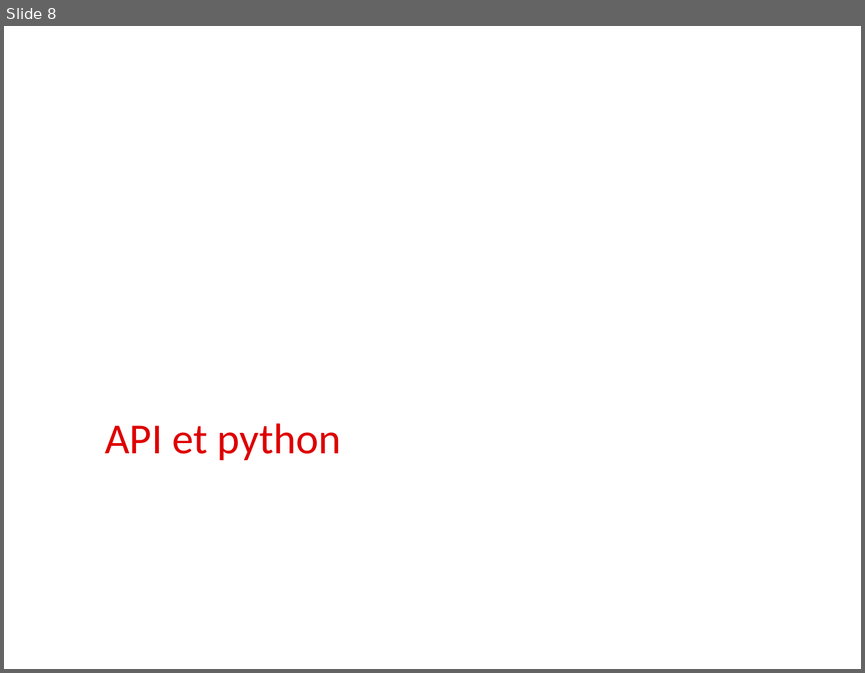
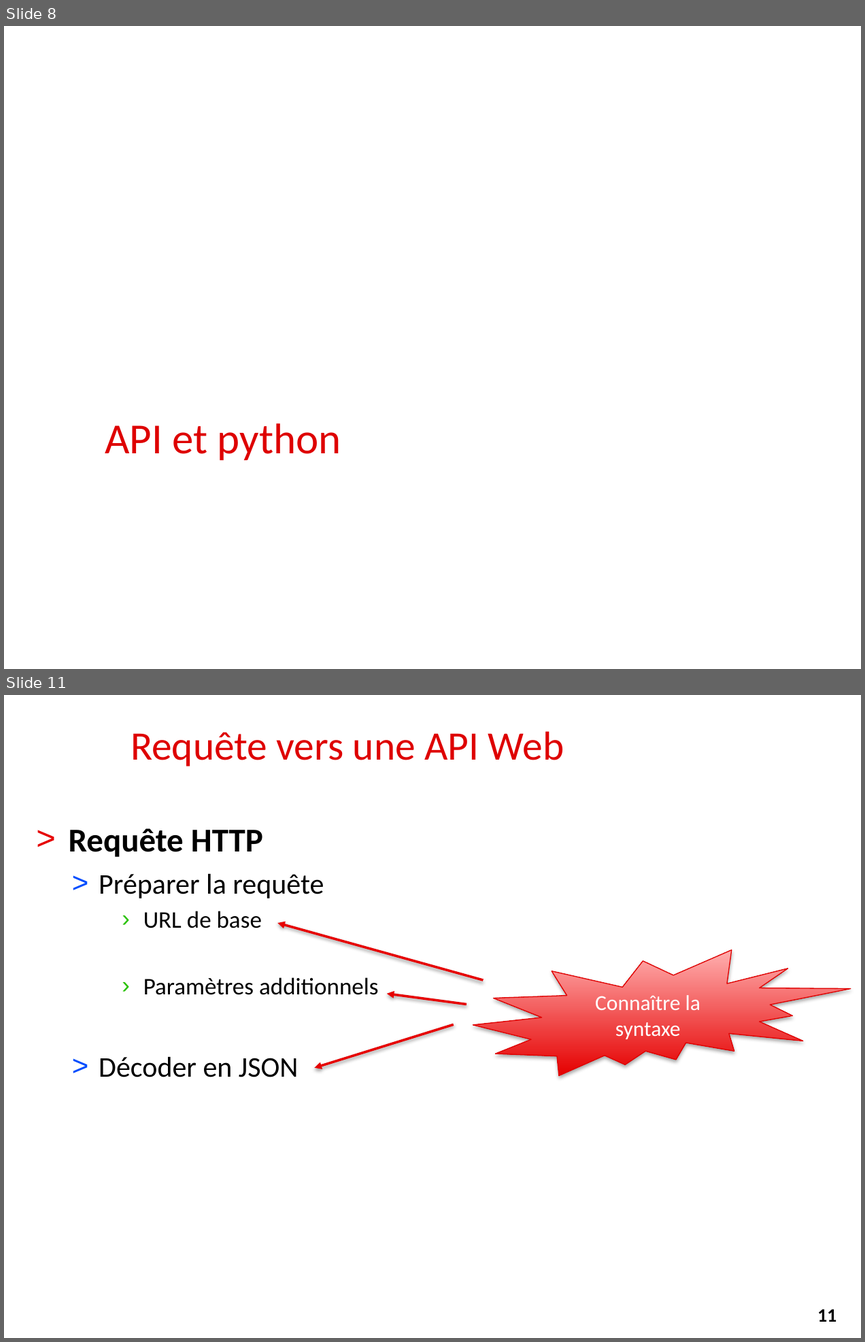
Before and after one commit to alemaitr/python_opendata_l2, a slide deck: cours3.pptx. Shown one above the other, each under a label of ours: slide 8 before the commit, slides 8 and 11 after it; the slides between them are not shown. The pictures are 865x673 and 865x1342 pixels, drawn with LibreOffice and Linux fonts; fonts in the diff are those of the drawing; background and template pictures are left out. Boxes give left, top, right and bottom in pixels: in the first picture for what was removed or moved away, otherwise in the second. Text is boxed around its words. In the diff, an @@ line names an element or a change of style, - is before the commit and + after.

```diff
--- a/cours3.pptx
+++ b/cours3.pptx
@@ slide 11 added at (x1=4, y1=695, x2=861, y2=1338), background #FFFFFF @@
@@ title added at (x1=130, y1=731, x2=564, y2=766), 34 pt, text #DE0000 @@
+Requête vers une API Web
@@ text added at (x1=69, y1=828, x2=379, y2=1077), 20 pt, text #000000 @@
+> Requête HTTP
+  > Préparer la requête
+    › URL de base
+    › Paramètres additionnels
+  > Décoder en JSON
@@ arrow added from (483, 981) to (277, 923), #E60000 2 pt @@
@@ irregular seal added at (x1=473, y1=949, x2=851, y2=1075), fill gradient #E60000 to #FFB1B1, outline #E10000 0.75 pt, 18 pt, text #FFFFFF @@
+Connaître la syntaxe
@@ arrow added from (466, 1004) to (387, 993), #E60000 2 pt @@
@@ arrow added from (453, 1024) to (314, 1068), #E60000 2 pt @@
@@ page number added at (x1=800, y1=1297, x2=854, y2=1331), fill #FFFFFF, outline #FFFFFF 0.75 pt, 16 pt, text #000000, bold @@
+11
```
Also in this commit, not shown: 4 slides changed, 3 other slides added, 6 slides removed, 1 other file.
